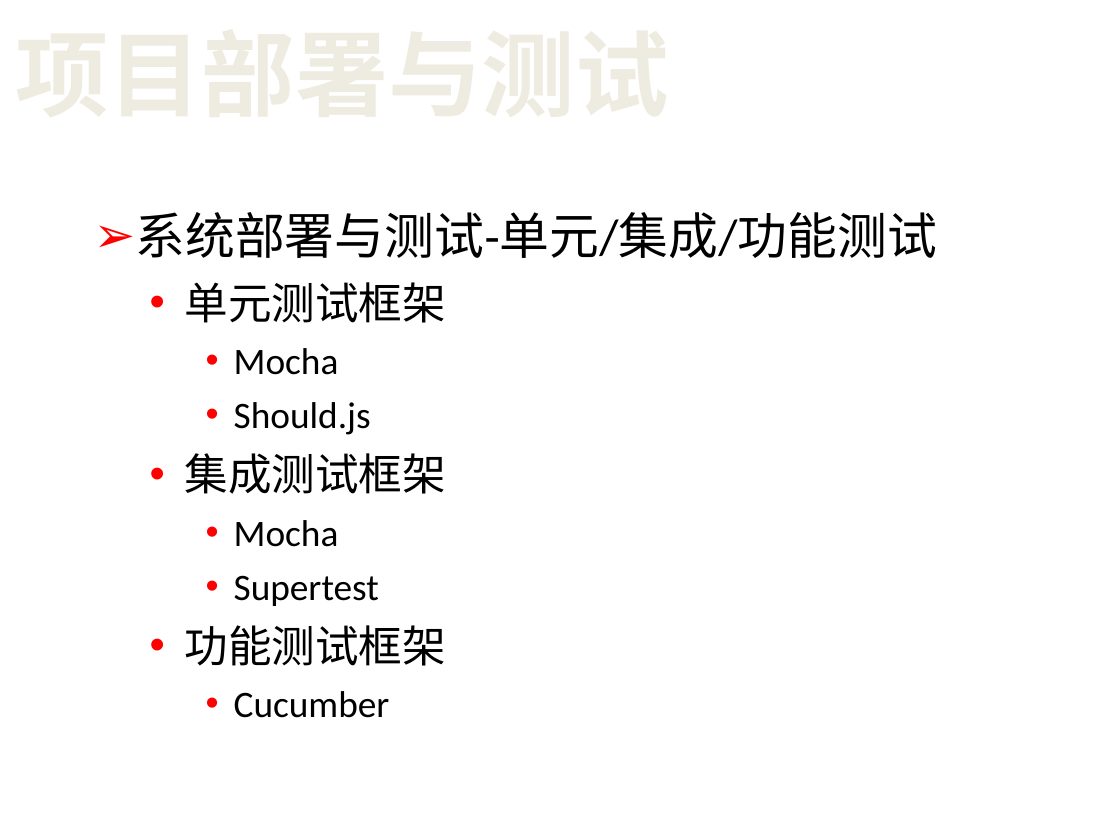
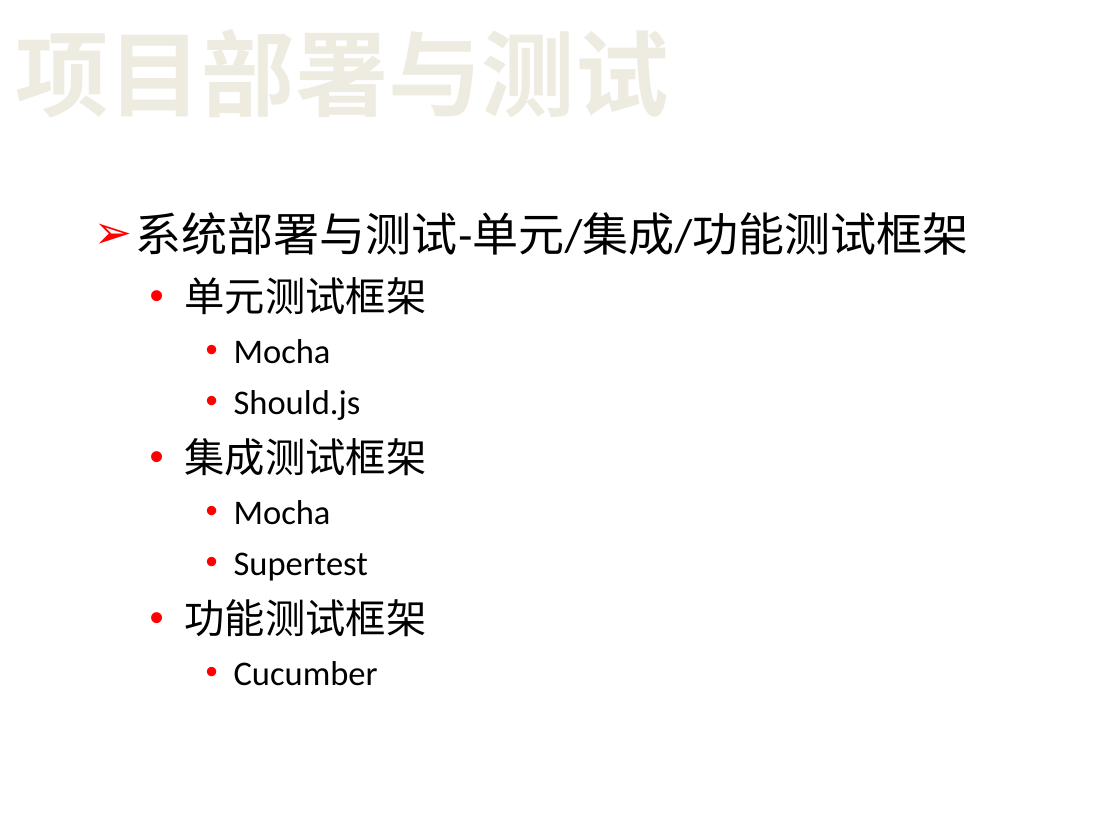
Before and after one commit to netbeen/BiyePaper, a slide deck: slide 24 of 答辩PPT.ppt (slide 23 before the commit). Drawn at 1120x840 pixels with LibreOffice and Linux fonts; fonts in the diff are those of the drawing; background and template pictures are left out. Boxes give left, top, right and bottom in pixels: in the first picture for what was removed or moved away, otherwise in the second. Text is boxed around its words. In the diff, an @@ line names an element or a change of style, - is before the commit and + after.

```diff
--- a/答辩PPT.ppt
+++ b/答辩PPT.ppt
@@ text at (136,212,969,255): text changed; size 32 to 29.6 pt @@
-➢ 系统部署与测试-单元/集成/功能测试
+➢ 系统部署与测试-单元/集成/功能测试框架
@@ text at (185,277,427,686): size 28 to 25.9 pt in "单元测试框架", "集成测试框架", "功能测试框架"; size 24 to 22.2 pt in "Mocha", "Should.js", "Mocha", "Supertest" and 1 more places @@
```
Also in this commit, not shown: 10 other slides changed, 2 slides added, 11 other files.
